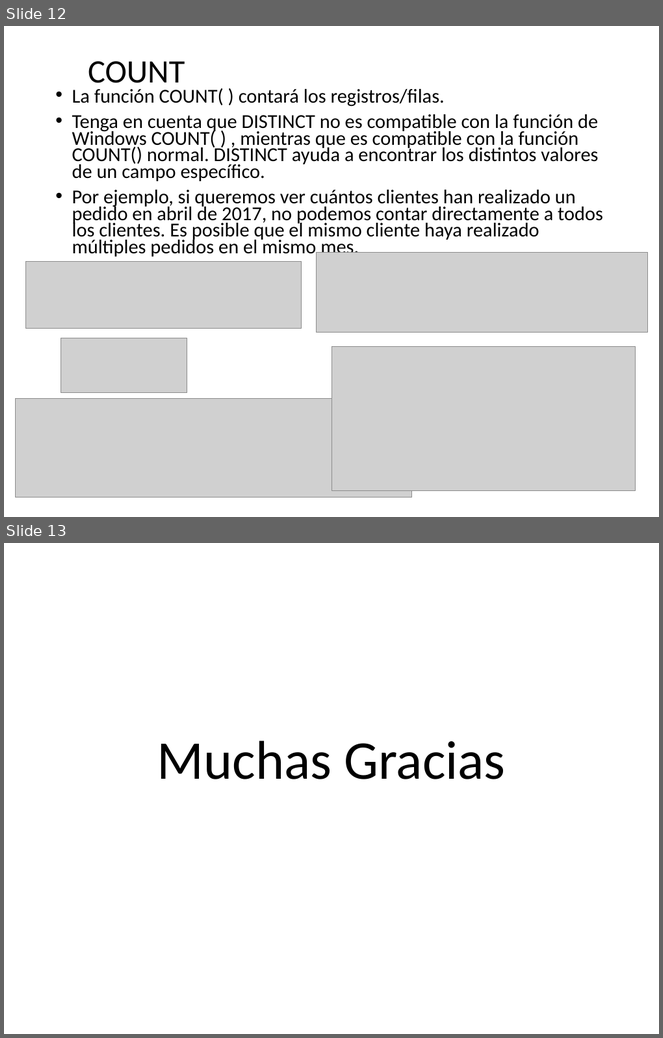
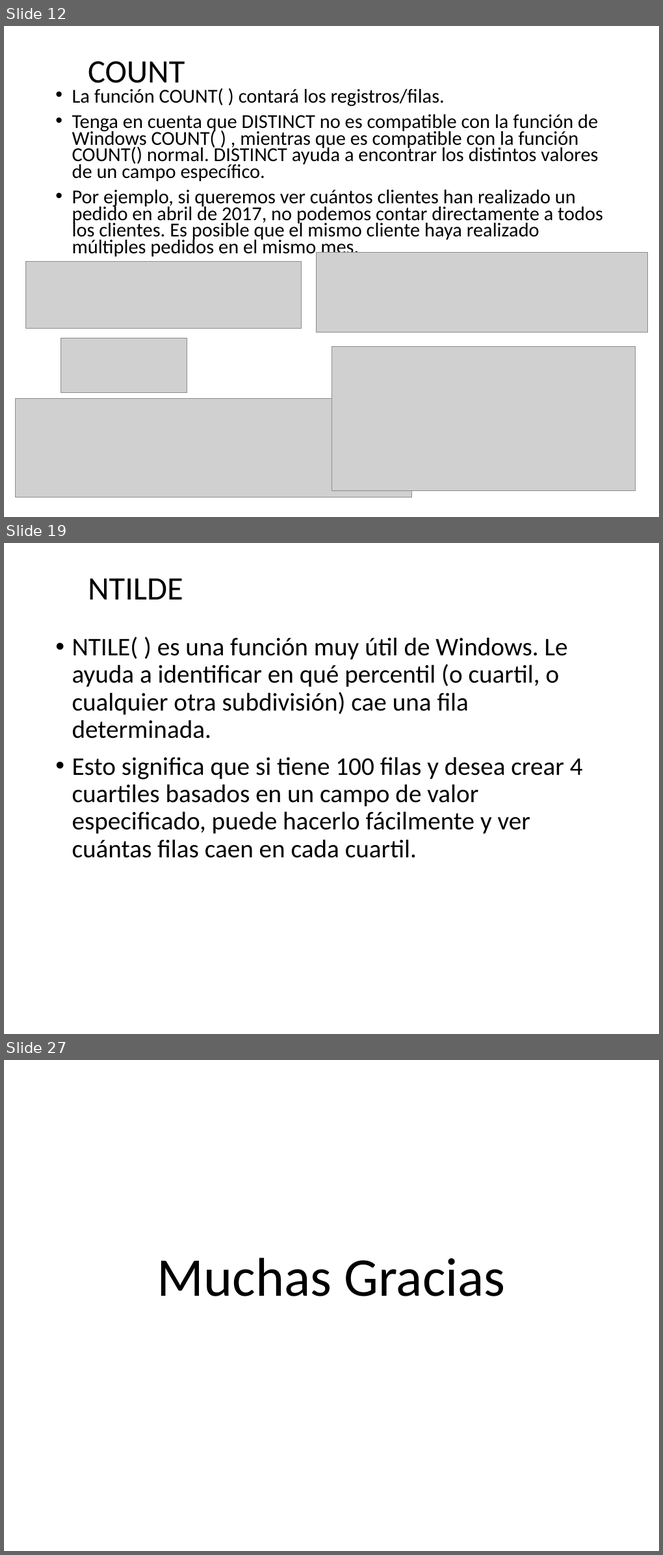
Before and after one commit to debsdaniel/expertodba2021, a slide deck: Presentaciones/Semana 8 - Windows Function.pptx. Shown one above the other, each under a label of ours: slides 12 and 13 before the commit, slides 12, 19 and 27 after it; the slides between them are not shown. The pictures are 663x1038 and 663x1555 pixels, drawn with LibreOffice and Linux fonts; fonts in the diff are those of the drawing; grey boxes stand for pictures; background and template pictures are left out. Boxes give left, top, right and bottom in pixels: in the first picture for what was removed or moved away, otherwise in the second. Text is boxed around its words. In the diff, an @@ line names an element or a change of style, - is before the commit and + after.

Commit message:
Presentacion Semana 8 - Windows Functions

```diff
--- a/Presentaciones/Semana 8 - Windows Function.pptx
+++ b/Presentaciones/Semana 8 - Windows Function.pptx
@@ slide 19 added at bbox=[4, 543, 659, 1034], background picture (left out) @@
@@ title added at bbox=[88, 578, 183, 600], 36 pt, text #000000 @@
+NTILDE
@@ text added at bbox=[72, 637, 583, 858], 28 pt, text #000000 @@
+• NTILE( ) es una función muy útil de Windows. Le ayuda a identificar en qué percentil (o cuartil, o cualquier otra subdivisión) cae una fila determinada.
+• Esto significa que si tiene 100 filas y desea crear 4 cuartiles basados en un campo de valor especificado, puede hacerlo fácilmente y ver cuántas filas caen en cada cuartil.
@@ what was slide 13 is now slide 27 @@
```
Also in this commit, not shown: 13 other slides added.
